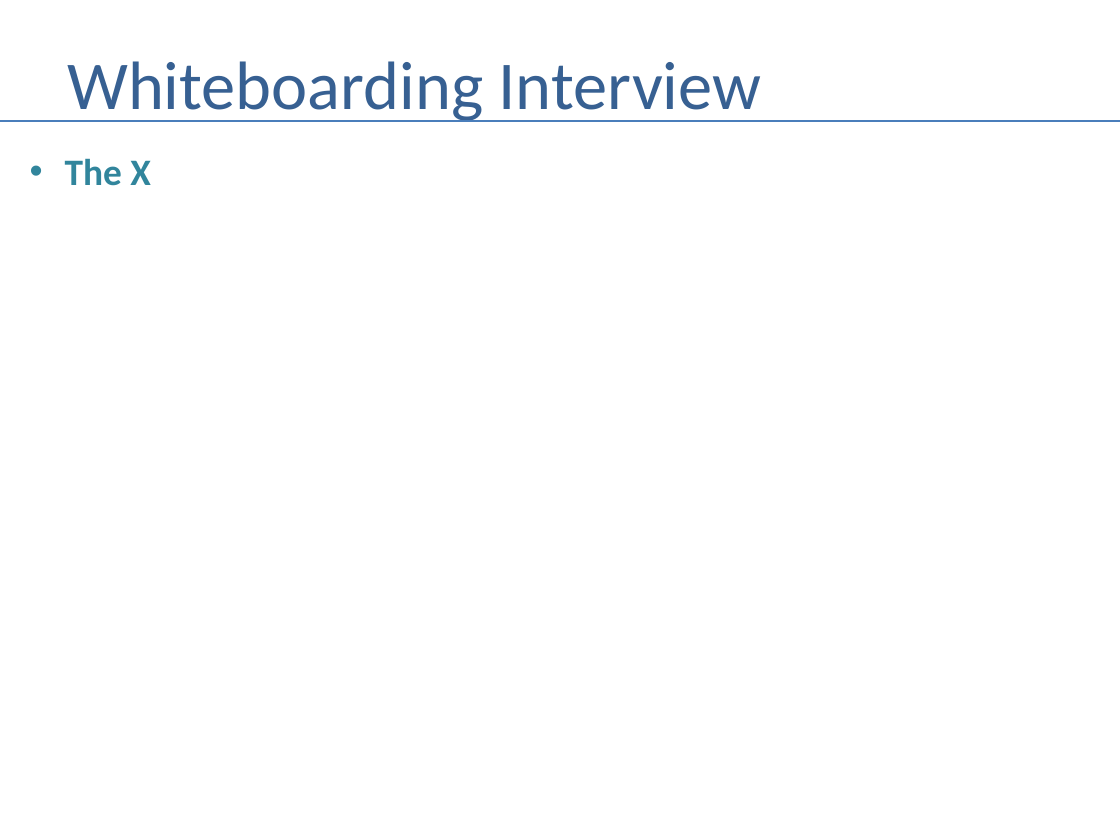
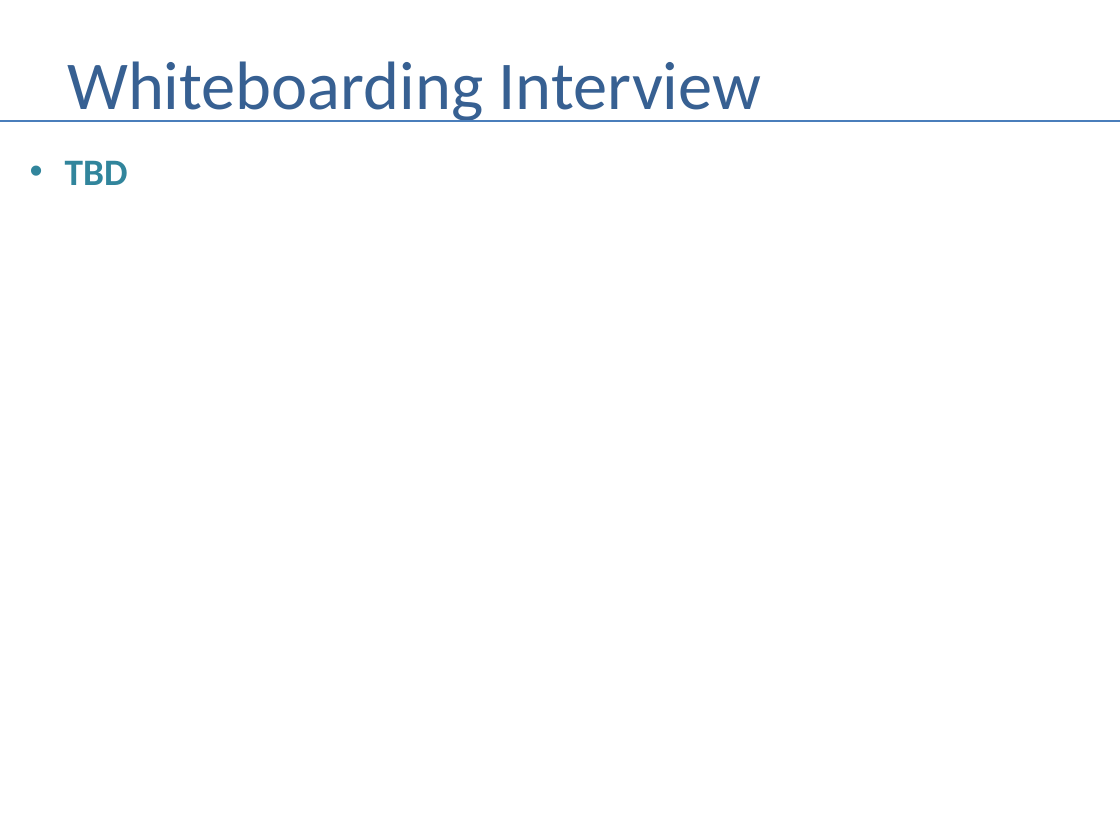
Before and after one commit to andrewferlitsch/Portland-Data-Science-Group, a slide deck: slide 2 of Presentations/Whiteboarding.pptx. Drawn at 1120x840 pixels with LibreOffice and Linux fonts; fonts in the diff are those of the drawing. Boxes give left, top, right and bottom in pixels: in the first picture for what was removed or moved away, otherwise in the second. Text is boxed around its words. In the diff, an @@ line names an element or a change of style, - is before the commit and + after.

```diff
--- a/Presentations/Whiteboarding.pptx
+++ b/Presentations/Whiteboarding.pptx
@@ text at [65,160,128,185]: text changed @@
-• The X
+• TBD
```
Also in this commit, not shown: 1 other slide changed, 1 other file.
